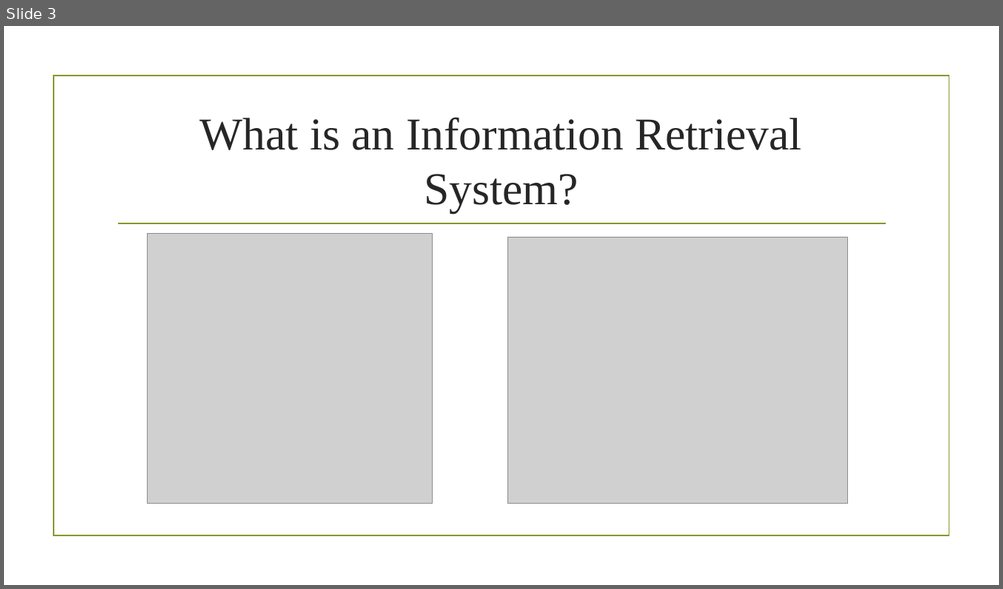
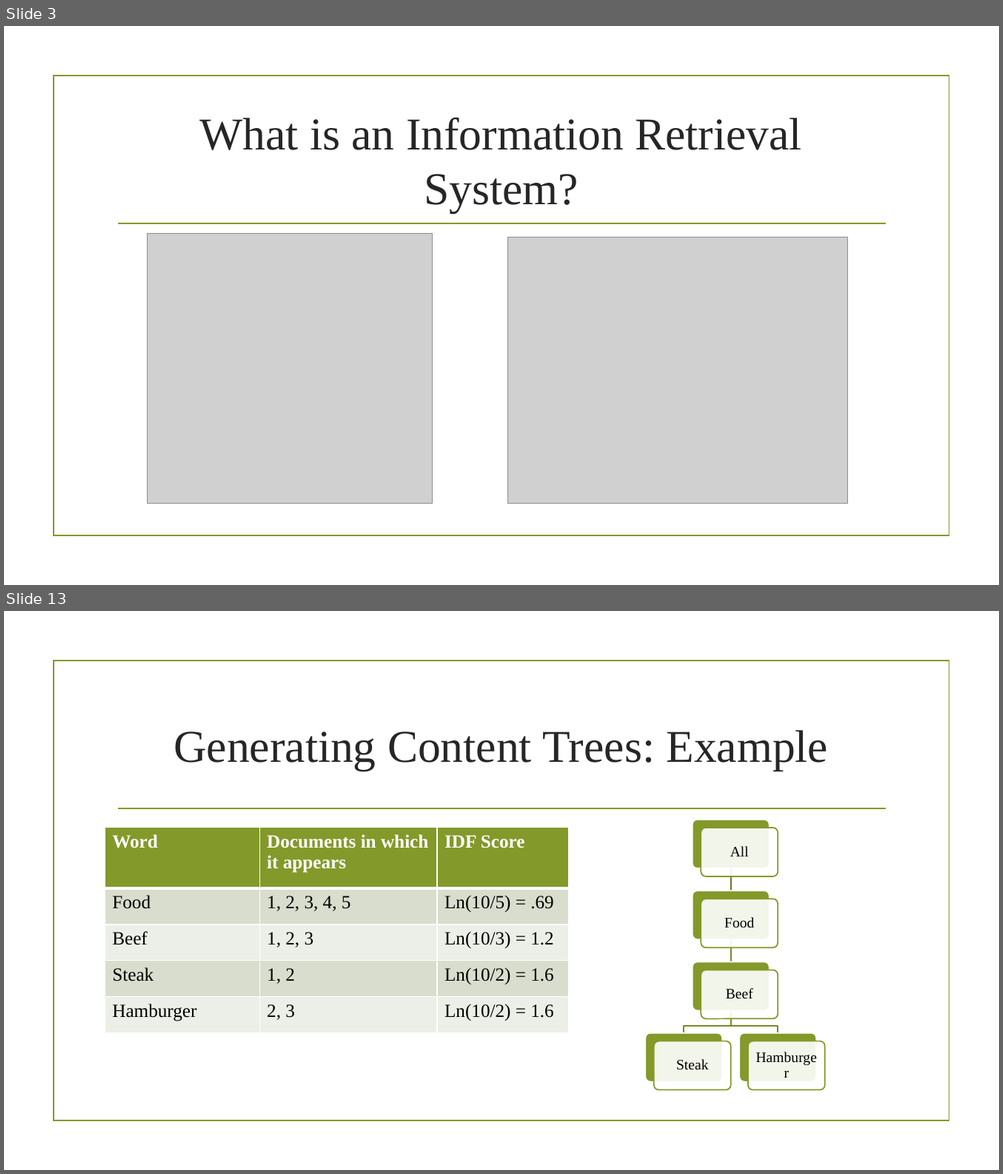
Before and after one commit to alidragon/Capstone2015, a slide deck: Information Retrieval System.pptx. Shown one above the other, each under a label of ours: slide 3 before the commit, slides 3 and 13 after it; the slides between them are not shown. The pictures are 1003x589 and 1003x1174 pixels, drawn with LibreOffice and Linux fonts; fonts in the diff are those of the drawing; grey boxes stand for pictures; background and template pictures are left out. Boxes give left, top, right and bottom in pixels: in the first picture for what was removed or moved away, otherwise in the second. Text is boxed around its words. In the diff, an @@ line names an element or a change of style, - is before the commit and + after.

```diff
--- a/Information Retrieval System.pptx
+++ b/Information Retrieval System.pptx
@@ slide 13 added at box(4, 611, 999, 1170), background picture (left out); not listed: 2 template elements that a slide beside it also shows @@
@@ title added at box(173, 730, 828, 771), 44 pt, text #262626 @@
+Generating Content Trees: Example
@@ table added at box(105, 827, 568, 1034), 5 rows, 3 columns @@
+Word | Documents in which it appears | IDF Score
+Food | 1, 2, 3, 4, 5 | Ln(10/5) = .69
+Beef | 1, 2, 3 | Ln(10/3) = 1.2
+Steak | 1, 2 | Ln(10/2) = 1.6
+Hamburger | 2, 3 | Ln(10/2) = 1.6
@@ group added at box(645, 820, 825, 1090): 10 rounded rectangles, 5 texts, 4 freeform shapes @@
+All
+Food
+Beef
+Hamburger
+Steak
```
Also in this commit, not shown: 7 slides changed, 6 other slides added, 1 slide removed, 41 other files.
